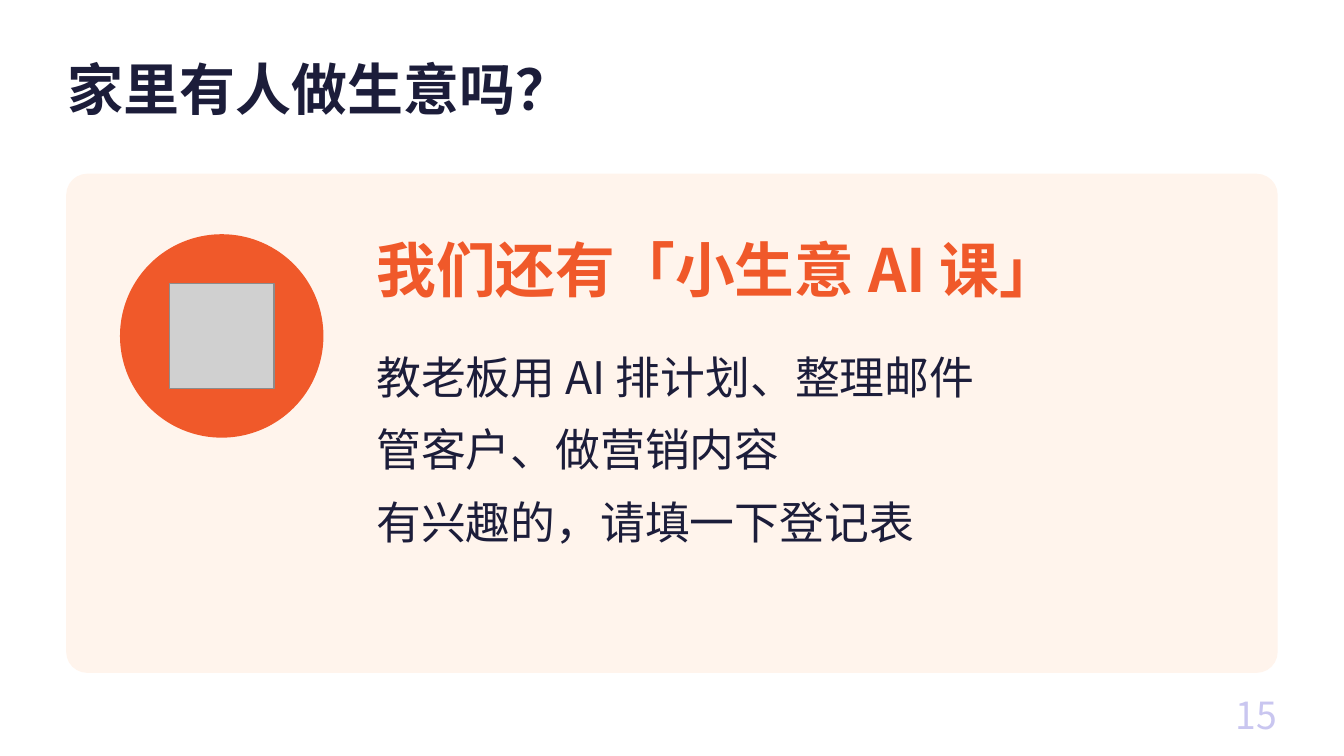
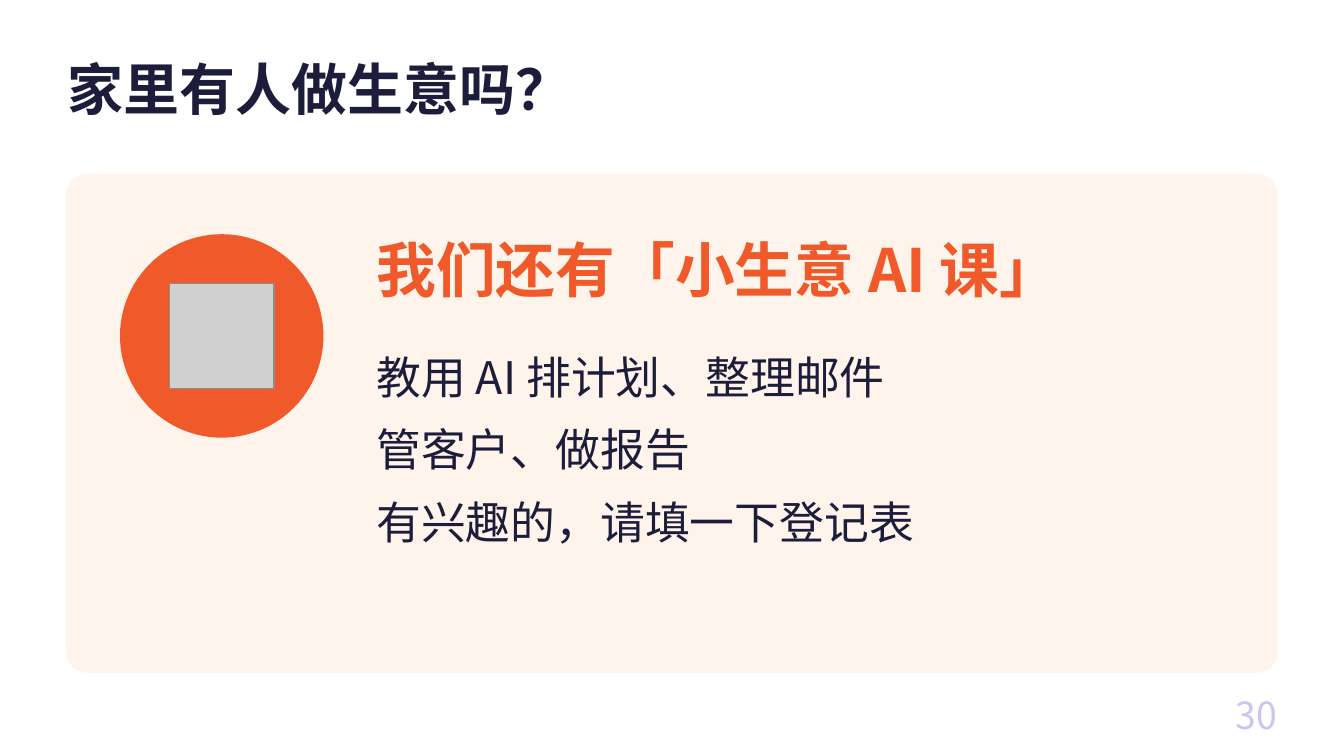
Before and after one commit to freyhuang-11/thinknova-memory, a slide deck: slide 30 of courses/CC长者课_AI情绪焕新/AI情绪焕新_长者课.pptx (slide 15 before the commit). Drawn at 1344x756 pixels with LibreOffice and Linux fonts; fonts in the diff are those of the drawing; grey boxes stand for pictures. Boxes give left, top, right and bottom in pixels: in the first picture for what was removed or moved away, otherwise in the second. Text is boxed around its words. In the diff, an @@ line names an element or a change of style, - is before the commit and + after.

```diff
--- a/courses/CC长者课_AI情绪焕新/AI情绪焕新_长者课.pptx
+++ b/courses/CC长者课_AI情绪焕新/AI情绪焕新_长者课.pptx
@@ text at [376,356,884,470]: text changed @@
-教老板用 AI 排计划、整理邮件
-管客户、做营销内容
+教用 AI 排计划、整理邮件
+管客户、做报告
@@ page number at [1235,701,1276,729]: text changed @@
-15
+30
```
Also in this commit, not shown: 8 other slides changed, 16 slides added, 1 slide removed, 7 other files.
